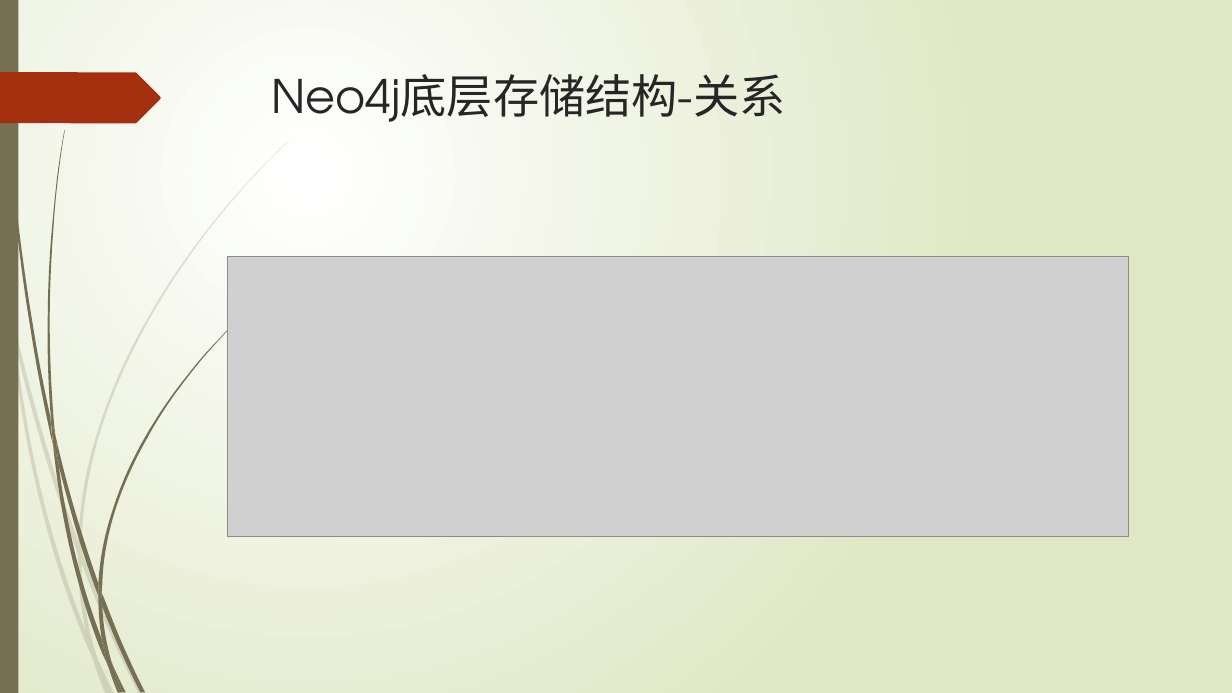
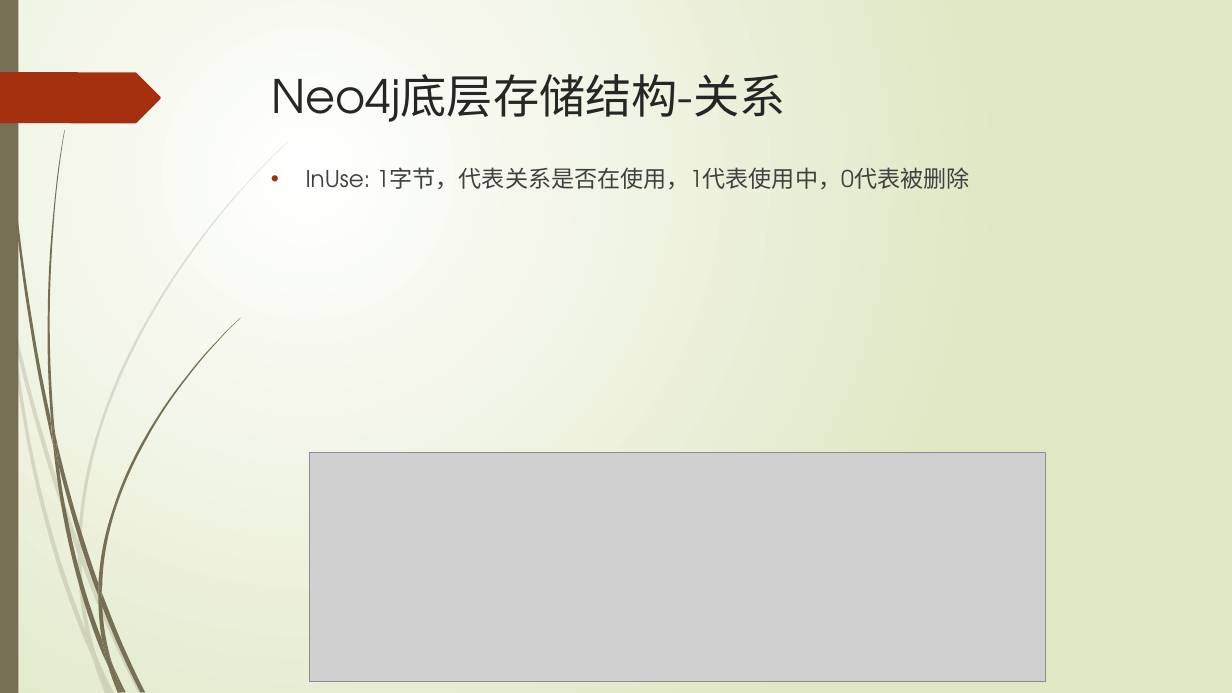
Before and after one commit to xljnc/thor, a slide deck: slide 20 of doc/Neo4j简介.pptx. Drawn at 1232x693 pixels with LibreOffice and Linux fonts; fonts in the diff are those of the drawing; grey boxes stand for pictures. Boxes give left, top, right and bottom in pixels: in the first picture for what was removed or moved away, otherwise in the second. Text is boxed around its words. In the diff, an @@ line names an element or a change of style, - is before the commit and + after.

Commit message:
文档 by qiyu 2023-03-27

```diff
--- a/doc/Neo4j简介.pptx
+++ b/doc/Neo4j简介.pptx
@@ text added at [306,167,970,189], 18 pt, text #404040 @@
+• InUse: 1字节，代表关系是否在使用，1代表使用中，0代表被删除
@@ picture removed at [227,256,1128,536] @@
@@ picture added at [310,453,1045,681] @@
```
